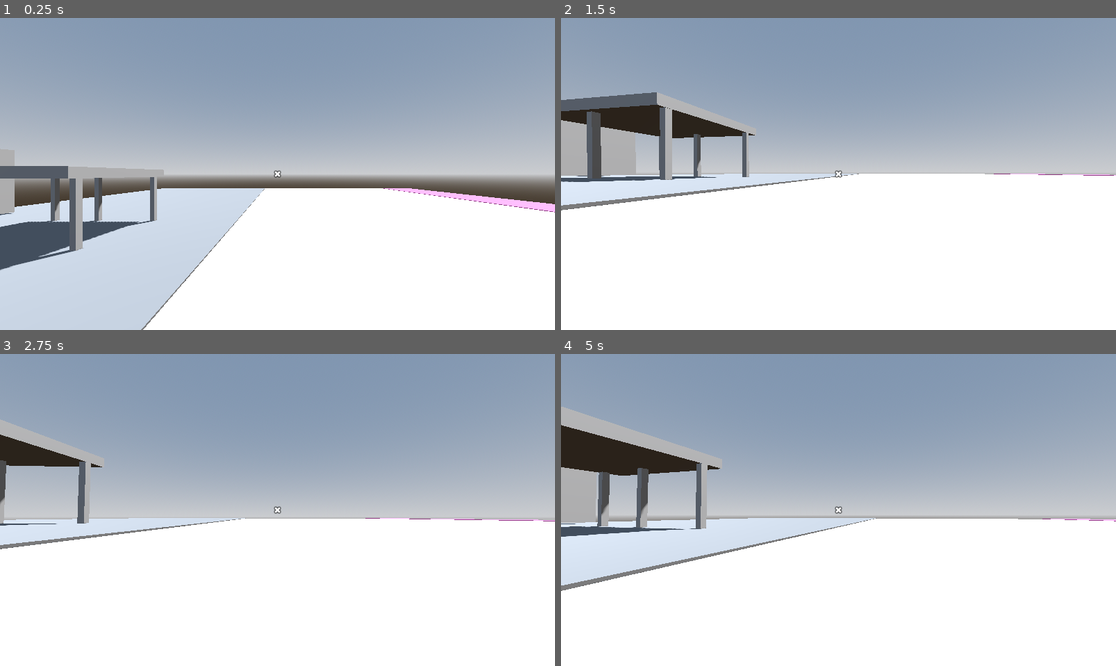
Above: before the commit, frames 1-4 (two rows, left to right).
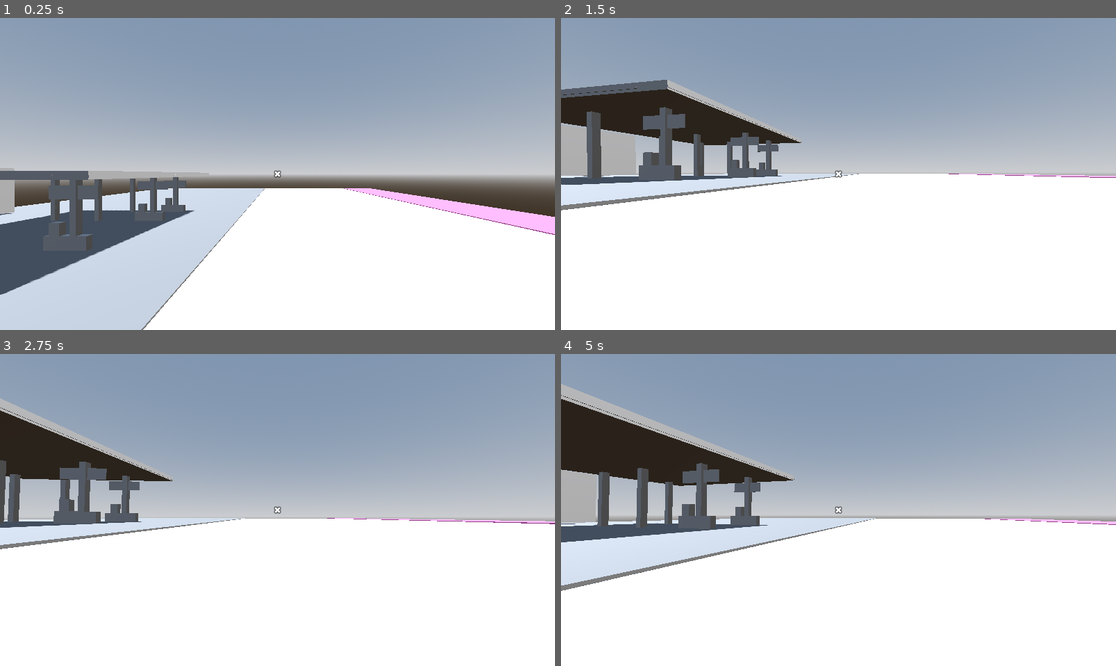
Above: after the commit, the same moments.

Repository: felipepreuss/mnemonic.dream
Game: Godot game, scene res://level-1.tscn
Two runs of this game, one before a commit and one after it. Both use one fixed random seed, a clock stepped at 60 frames per second and the inputs below. This scene is started directly instead of the project's main scene.
Inputs (mouse positions are in pixels of both pictures, inside the frame that each line leads up to):
- Up to frame 1 (0.25 s): no input
- Up to frame 2 (1.5 s): move the mouse to (866, 174) at 0.52 s; press the mouse at (866, 174) at 0.53 s; hold W (Forward) from 0.53 s (still down); tap Space (Jump) at 0.77 s; move the mouse to (810, 174) at 1.27 s; release the mouse at (810, 174) at 1.28 s; tap 0 at 1.35 s
- Up to frame 3 (2.75 s): keep holding W (Forward); tap Space (Jump) at 1.52 s; move the mouse to (288, 503) at 2.02 s; press the mouse at (288, 503) at 2.03 s
- Up to frame 4 (5 s): keep holding W (Forward); move the mouse to (832, 516) at 2.77 s; release the mouse at (832, 516) at 2.78 s; tap 0 at 2.85, 4.35 s; tap Space (Jump) at 3.02, 3.77, 4.52 s; move the mouse to (877, 513) at 3.52 s; press the mouse at (877, 513) at 3.53 s; move the mouse to (794, 506) at 4.27 s; release the mouse at (794, 506) at 4.28 s

The runs differ from the first frame. In frame 1, 6.3% of the frame differs, in the area x 0-100%, y 42-89%; in frame 2, 5.1%; in frame 3, 5.0%; in frame 4, 6.3%, in the area x 0-100%, y 9-61%.

Commit message:
Update level-1.tscn

Diff:
--- a/level-1.tscn
+++ b/level-1.tscn
@@ -40,17 +40,17 @@
 material = SubResource("StandardMaterial3D_5iakj")
 
 [node name="CSGBox3D2" type="CSGBox3D" parent="CSGCombiner3D"]
-transform = Transform3D(1, 0, 0, 0, 1, 0, 0, 0, 1, 39.9315, 0.55611, -68.4389)
+transform = Transform3D(1, 0, 0, 0, 1, 0, 0, 0, 1, 10.3155, 0.55611, -68.4389)
 size = Vector3(20, 0.2, 164.696)
 material = SubResource("StandardMaterial3D_4rc3e")
 
 [node name="CSGBox3D" type="CSGBox3D" parent="CSGCombiner3D"]
 transform = Transform3D(1, 0, 0, 0, 1, 0, 0, 0, 1, -19.5148, 0, -68.2011)
-size = Vector3(120, 1, 163.598)
+size = Vector3(80, 1, 163.598)
 
 [node name="CSGBox3D10" type="CSGBox3D" parent="CSGCombiner3D"]
-transform = Transform3D(1, 0, 0, 0, 1, 0, 0, 0, 1, -123.324, 9.47276, -33.1087)
-size = Vector3(2.59163, 17.0828, 33.0811)
+transform = Transform3D(1, 0, 0, 0, 1, 0, 0, 0, 1, -123.324, 6.95865, -33.1087)
+size = Vector3(2.59163, 12.0546, 33.0811)
 
 [node name="player" parent="." instance=ExtResource("1_4rc3e")]
 transform = Transform3D(1, 0, 0, 0, 1, 0, 0, 0, 1, -49.4526, 9.98566, 6.40354)
@@ -58,8 +58,8 @@
 [node name="CSGCombiner3D2" type="CSGCombiner3D" parent="."]
 
 [node name="CSGBox3D8" type="CSGBox3D" parent="CSGCombiner3D2"]
-transform = Transform3D(1, 0, 0, 0, 1, 0, 0, 0, 1, -90.3236, 11.6573, -32.6987)
-size = Vector3(25.124, 1.67625, 23.2274)
+transform = Transform3D(1, 0, 0, 0, 1, 0, 0, 0, 1, -88.5579, 11.3355, -37.7226)
+size = Vector3(34.5911, 1.03265, 41.434)
 
 [node name="CSGBox3D12" type="CSGBox3D" parent="CSGCombiner3D2"]
 transform = Transform3D(1, 0, 0, 0, 1, 0, 0, 0, 1, -91.1061, 6.20496, -22.4099)
@@ -81,15 +81,87 @@
 transform = Transform3D(1, 0, 0, 0, 1, 0, 0, 0, 1, -101.102, 5.67182, -40.8361)
 size = Vector3(1, 10.1104, 1)
 
+[node name="CSGBox3D14" type="CSGBox3D" parent="CSGCombiner3D2"]
+transform = Transform3D(1, 0, 0, 0, 1, 0, 0, 0, 1, -101.102, 5.67182, -52.2446)
+size = Vector3(1, 10.1104, 1)
+
+[node name="CSGBox3D15" type="CSGBox3D" parent="CSGCombiner3D2"]
+transform = Transform3D(1, 0, 0, 0, 1, 0, 0, 0, 1, -91.2087, 5.67182, -52.2446)
+size = Vector3(1, 10.1104, 1)
+
+[node name="CSGBox3D16" type="CSGBox3D" parent="CSGCombiner3D2"]
+transform = Transform3D(1, 0, 0, 0, 1, 0, 0, 0, 1, -78.7676, 5.67182, -52.2446)
+size = Vector3(1, 10.1104, 1)
+
 [node name="CSGBox3D9" type="CSGBox3D" parent="CSGCombiner3D2"]
-transform = Transform3D(1, 0, 0, 0, 1, 0, 0, 0, 1, -102.455, 2.726, -22)
-size = Vector3(2.50089, 5.01221, 1)
+transform = Transform3D(1, 0, 0, 0, 1, 0, 0, 0, 1, -102.551, 1.6859, -21.7244)
+size = Vector3(1.02138, 2.93201, 1)
 material = SubResource("StandardMaterial3D_6ps50")
 
-[node name="CSGBox3D10" type="CSGBox3D" parent="CSGCombiner3D2"]
-transform = Transform3D(1, 0, 0, 0, 1, 0, 0, 0, 1, -100.178, 3.85162, -13.7875)
-size = Vector3(3.77445, 5.01221, 1)
+[node name="CSGBox3D21" type="CSGBox3D" parent="CSGCombiner3D2"]
+transform = Transform3D(1, 0, 0, 0, 1, 0, 0, 0, 1, -80.2768, 8.86166, -22.5346)
+size = Vector3(3.44618, 1.93933, 0.12915)
+
+[node name="CSGBox3D25" type="CSGBox3D" parent="CSGCombiner3D2"]
+transform = Transform3D(1, 0, 0, 0, 1, 0, 0, 0, 1, -76.6832, 8.86166, -22.5346)
+size = Vector3(3.44618, 1.93933, 0.12915)
+
+[node name="CSGBox3D22" type="CSGBox3D" parent="CSGCombiner3D2"]
+transform = Transform3D(1, 0, 0, 0, 1, 0, 0, 0, 1, -80.2768, 8.86166, -40.825)
+size = Vector3(3.44618, 1.93933, 0.12915)
+
+[node name="CSGBox3D26" type="CSGBox3D" parent="CSGCombiner3D2"]
+transform = Transform3D(1, 0, 0, 0, 1, 0, 0, 0, 1, -76.5775, 8.86166, -40.825)
+size = Vector3(3.44618, 1.93933, 0.12915)
+
+[node name="CSGBox3D23" type="CSGBox3D" parent="CSGCombiner3D2"]
+transform = Transform3D(1, 0, 0, 0, 1, 0, 0, 0, 1, -80.5075, 8.59976, -52.2289)
+size = Vector3(3.44618, 1.93933, 0.12915)
+
+[node name="CSGBox3D27" type="CSGBox3D" parent="CSGCombiner3D2"]
+transform = Transform3D(1, 0, 0, 0, 1, 0, 0, 0, 1, -77.6248, 8.59976, -52.2289)
+size = Vector3(3.44618, 1.93933, 0.12915)
+
+[node name="CSGBox3D17" type="CSGBox3D" parent="CSGCombiner3D2"]
+transform = Transform3D(1, 0, 0, 0, 1, 0, 0, 0, 1, -79.1586, 1.57098, -40.9075)
+size = Vector3(6.334, 2.06244, 1)
+
+[node name="CSGBox3D20" type="CSGBox3D" parent="CSGCombiner3D2"]
+transform = Transform3D(1, 0, 0, 0, 1, 0, 0, 0, 1, -79.5103, 0.853071, -52.26)
+size = Vector3(6.35743, 3.36609, 1)
+
+[node name="CSGBox3D28" type="CSGBox3D" parent="CSGCombiner3D2"]
+transform = Transform3D(1, 0, 0, 0, 1, 0, 0, 0, 1, -80.8626, 2.83212, -52.26)
+size = Vector3(1.46369, 3.43433, 1)
+
+[node name="CSGBox3D29" type="CSGBox3D" parent="CSGCombiner3D2"]
+transform = Transform3D(1, 0, 0, 0, 1, 0, 0, 0, 1, -80.8626, 2.83212, -40.9089)
+size = Vector3(1.46369, 3.43433, 1)
+
+[node name="CSGBox3D30" type="CSGBox3D" parent="CSGCombiner3D2"]
+transform = Transform3D(1, 0, 0, 0, 1, 0, 0, 0, 1, -80.8626, 2.83212, -22.617)
+size = Vector3(1.46369, 3.43433, 1)
+
+[node name="CSGBox3D13" type="CSGBox3D" parent="CSGCombiner3D2"]
+transform = Transform3D(1, 0, 0, 0, 1, 0, 0, 0, 1, -79.3416, 1.5853, -22.6197)
+size = Vector3(6.04787, 2.22925, 1)
 
 [node name="CSGBox3D4" type="CSGBox3D" parent="CSGCombiner3D2"]
 transform = Transform3D(1, 0, 0, 0, 1, 0, 0, 0, 1, -102.586, 5.727, -22.7412)
 size = Vector3(1, 10, 1)
+
+[node name="CSGBox3D" type="CSGBox3D" parent="CSGCombiner3D2"]
+transform = Transform3D(1, 0, 0, 0, 1, 0, 0, 0, 1, -89.1037, 11.2967, -16.9981)
+size = Vector3(27.4343, 0.27002, 0.124023)
+
+[node name="CSGBox3D2" type="CSGBox3D" parent="CSGCombiner3D2"]
+transform = Transform3D(1, 0, 0, 0, 1, 0, 0, 0, 1, -88.5691, 11.174, -58.2955)
+size = Vector3(34.749, 0.27002, 0.416504)
+
+[node name="CSGBox3D3" type="CSGBox3D" parent="CSGCombiner3D2"]
+transform = Transform3D(-4.37114e-08, 0, -1, 0, 1, 0, 1, 0, -4.37114e-08, -71.2567, 11.1796, -37.7158)
+size = Vector3(41.4453, 0.26416, 0.139465)
+
+[node name="CSGBox3D24" type="CSGBox3D" parent="CSGCombiner3D2"]
+transform = Transform3D(-4.37114e-08, 0, -1, 0, 1, 0, 1, 0, -4.37114e-08, -105.857, 11.1699, -37.7059)
+size = Vector3(41.5744, 0.277588, 0.139465)
